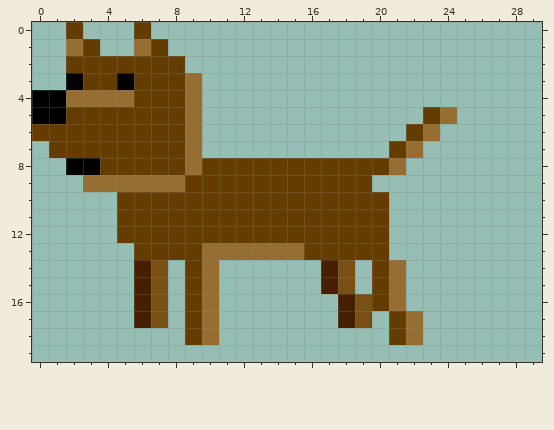
Pixel-art sprite -- david/test.png. Above, as it was before the edit.
The file is 30x20 pixels.
Once edited:
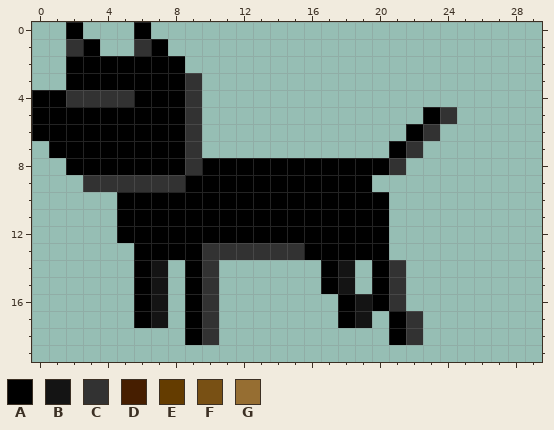
Palette (. is transparent): A #000000  B #141414  C #323232  D #461e00  E #643c00  F #785014  G #966e32
What changed:
Changed rows in their new state; - is an unchanged pixel.
first column x 0:
 0 --A---A------------------
 1 --CA--CA-----------------
 2 --AAAAAAA----------------
 3 ---AA-AAAC---------------
 4 --CCCCAAAC---------------
 5 --AAAAAAAC-------------AC
 6 AAAAAAAAAC------------AC-
 7 -AAAAAAAAC-----------AC--
 8 ----AAAAACAAAAAAAAAAAC---
 9 ---CCCCCCAAAAAAAAAAA-----
10 -----AAAAAAAAAAAAAAAA----
11 -----AAAAAAAAAAAAAAAA----
12 -----AAAAAAAAAAAAAAAA----
13 ------AAAACCCCCCAAAAA----
14 ------AB-AC------AB-AC---
15 ------AB-AC------AB-AC---
16 ------AB-AC-------ABAC---
17 ------AB-AC-------AB-AC--
18 ---------AC----------AC--
